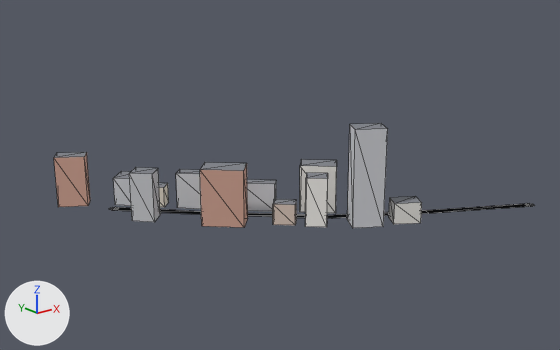
A saved change to the glTF model apps/client/public/cities/moscow_synth/tiles/1_-3.glb.
One viewpoint serves both versions: a camera (50 mm lens) standing at (43.0, 151.0, 218.0) and looking at (420.0, 622.0, 30.0). Lighting does not change. The marker at lower left points along +X, +Y and +Z. The first picture is the older version. Mesh edges are drawn as thin lines. Vertices at exactly the same position are counted once.
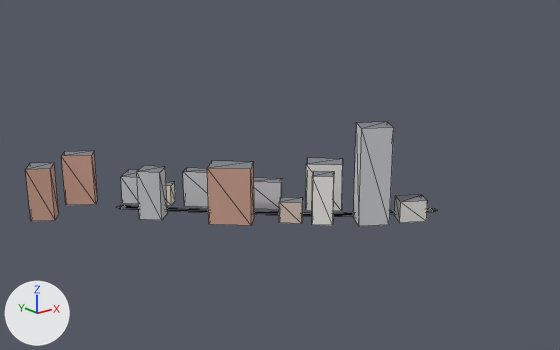
Where the change shows, as pixel boxes [x1, y1, x2, y2] in the pictures (560 x 350 px; the box of a moved part takes in the faces that stretch with it):
'Mesh_0', reshaped (15% narrower)
    before: [54, 123, 535, 228]
    after: [26, 122, 437, 226]
part 1 of me_mesh_0, moved or reshaped
    before: [129, 167, 160, 222]
    after: [26, 163, 59, 221]
part 2 of me_mesh_0, moved or reshaped
    before: [54, 152, 90, 207]
    after: [61, 151, 98, 205]
part 3 of me_mesh_0, moved or reshaped
    before: [113, 171, 131, 206]
    after: [121, 170, 139, 204]
part 4 of me_mesh_0, moved or reshaped
    before: [159, 183, 169, 207]
    after: [166, 181, 175, 206]
part 5 of me_mesh_0, moved or reshaped
    before: [176, 169, 201, 209]
    after: [183, 168, 208, 207]
part 6 of me_mesh_0, moved or reshaped
    before: [200, 162, 248, 227]
    after: [207, 161, 254, 226]
part 7 of me_mesh_0, moved or reshaped
    before: [247, 179, 276, 211]
    after: [254, 178, 282, 210]
part 8 of me_mesh_0, moved or reshaped
    before: [273, 199, 296, 225]
    after: [279, 197, 303, 224]
part 9 of me_mesh_0, moved or reshaped
    before: [300, 159, 337, 213]
    after: [306, 158, 343, 211]
part 10 of me_mesh_0, moved or reshaped
    before: [305, 173, 328, 227]
    after: [312, 171, 334, 225]
part 11 of me_mesh_0, moved or reshaped
    before: [347, 123, 388, 228]
    after: [353, 122, 394, 226]
part 12 of me_mesh_0, moved or reshaped
    before: [389, 196, 422, 224]
    after: [394, 195, 428, 223]
part 13 of me_mesh_0, moved or reshaped
    before: [109, 203, 531, 218]
    after: [116, 166, 434, 220]

The change, as a diff of the scene's bpy script:
```diff
--- a/apps/client/public/cities/moscow_synth/tiles/1_-3.glb.py
+++ b/apps/client/public/cities/moscow_synth/tiles/1_-3.glb.py
@@ me_mesh_0 @@
 # used by ob_mesh_0; location = (0.0, 0.0, 0.0)
-me_mesh_0.from_pydata(...)  # 128 vertices, 148 faces; spans x 280.0..594.0, y 496.0..753.0, z 0.0..78.0
+me_mesh_0.from_pydata(...)  # 134 vertices, 156 faces; spans x 249.0..520.0, y 528.0..753.0, z 0.0..78.0
+# me_mesh_0 part 1: the loose piece of 8 vertices spanning x 312.0..336.0, y 660.0..685.0, z 0.0..39.0 is turned 14 degrees about the z axis through its middle and scaled by 1.07, then moved by (-63.0, 52.0, 2.0)
+# me_mesh_0 part 2: the loose piece of 8 vertices spanning x 280.0..308.0, y 728.0..753.0, z 0.0..43.0 is moved by (7.0, 0.0, 0.0)
+# me_mesh_0 part 3: the loose piece of 8 vertices spanning x 319.0..344.0, y 705.0..730.0, z 0.0..23.0 is moved by (7.0, 0.0, 0.0)
+# me_mesh_0 part 4: the loose piece of 8 vertices spanning x 338.0..357.0, y 685.0..705.0, z 0.0..17.0 is moved by (7.0, 0.0, 0.0)
+# me_mesh_0 part 5: the loose piece of 8 vertices spanning x 356.0..388.0, y 653.0..686.0, z 0.0..30.0 is moved by (7.0, 0.0, 0.0)
+# me_mesh_0 part 6: the loose piece of 8 vertices spanning x 348.0..386.0, y 607.0..644.0, z 0.0..46.0 is moved by (7.0, 0.0, 0.0)
+# me_mesh_0 part 7: the loose piece of 8 vertices spanning x 393.0..421.0, y 620.0..648.0, z 0.0..23.0 is moved by (7.0, 0.0, 0.0)
+# me_mesh_0 part 8: the loose piece of 8 vertices spanning x 393.0..414.0, y 585.0..607.0, z 0.0..17.0 is moved by (7.0, 0.0, 0.0)
+# me_mesh_0 part 9: the loose piece of 8 vertices spanning x 428.0..462.0, y 586.0..620.0, z 0.0..39.0 is moved by (7.0, 0.0, 0.0)
+# me_mesh_0 part 10: the loose piece of 8 vertices spanning x 411.0..432.0, y 567.0..589.0, z 0.0..39.0 is moved by (7.0, 0.0, 0.0)
+# me_mesh_0 part 11: the loose piece of 8 vertices spanning x 437.0..467.0, y 541.0..569.0, z 0.0..78.0 is moved by (7.0, 0.0, 0.0)
+# me_mesh_0 part 12: the loose piece of 8 vertices spanning x 468.0..494.0, y 528.0..552.0, z 0.0..17.0 is moved by (7.0, 0.0, 0.0)
+# me_mesh_0 part 13
+# 19 vertices are removed from x 310.0..591.0, y 496.0..712.0, z 0.0
+# 18 faces are deleted
+# 25 vertices are added at x 316.0..518.0, y 539.0..712.0, z 0.0..39.0
+# 16 new faces join them, mat_road
+# 8 new faces join them, mat_facade
+# 2 new faces join them, mat_roof
+# other edits to the shape of me_mesh_0 do not show in these pictures
 me_mesh_0.materials.append(mat_road)
```
